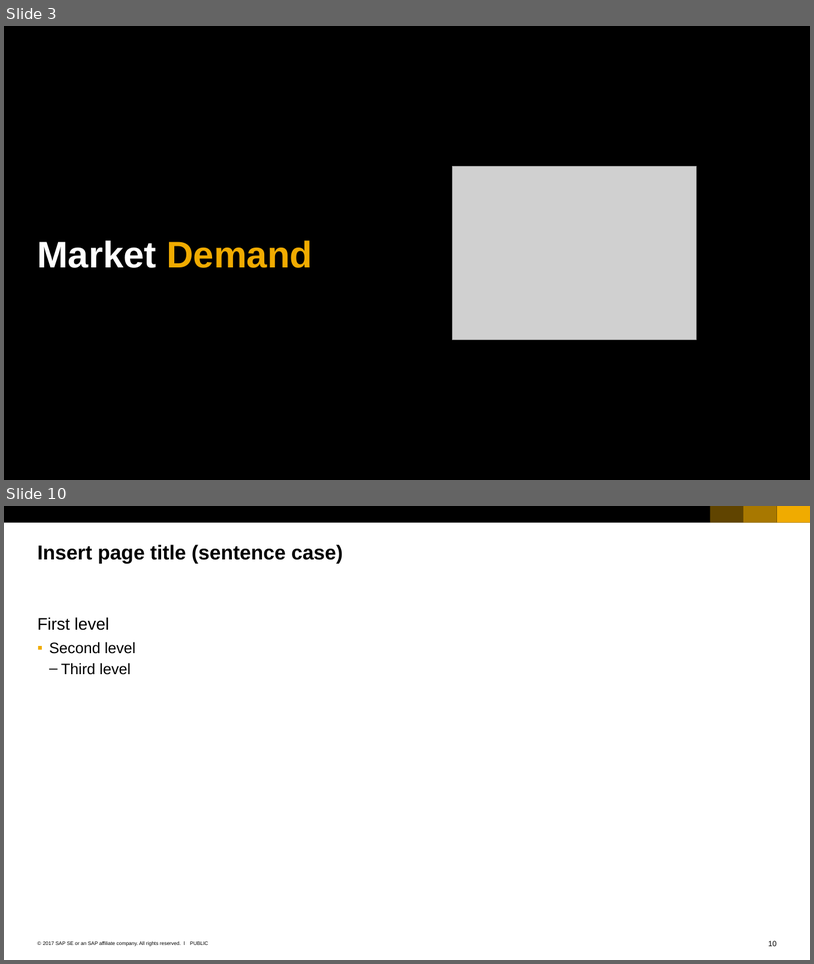
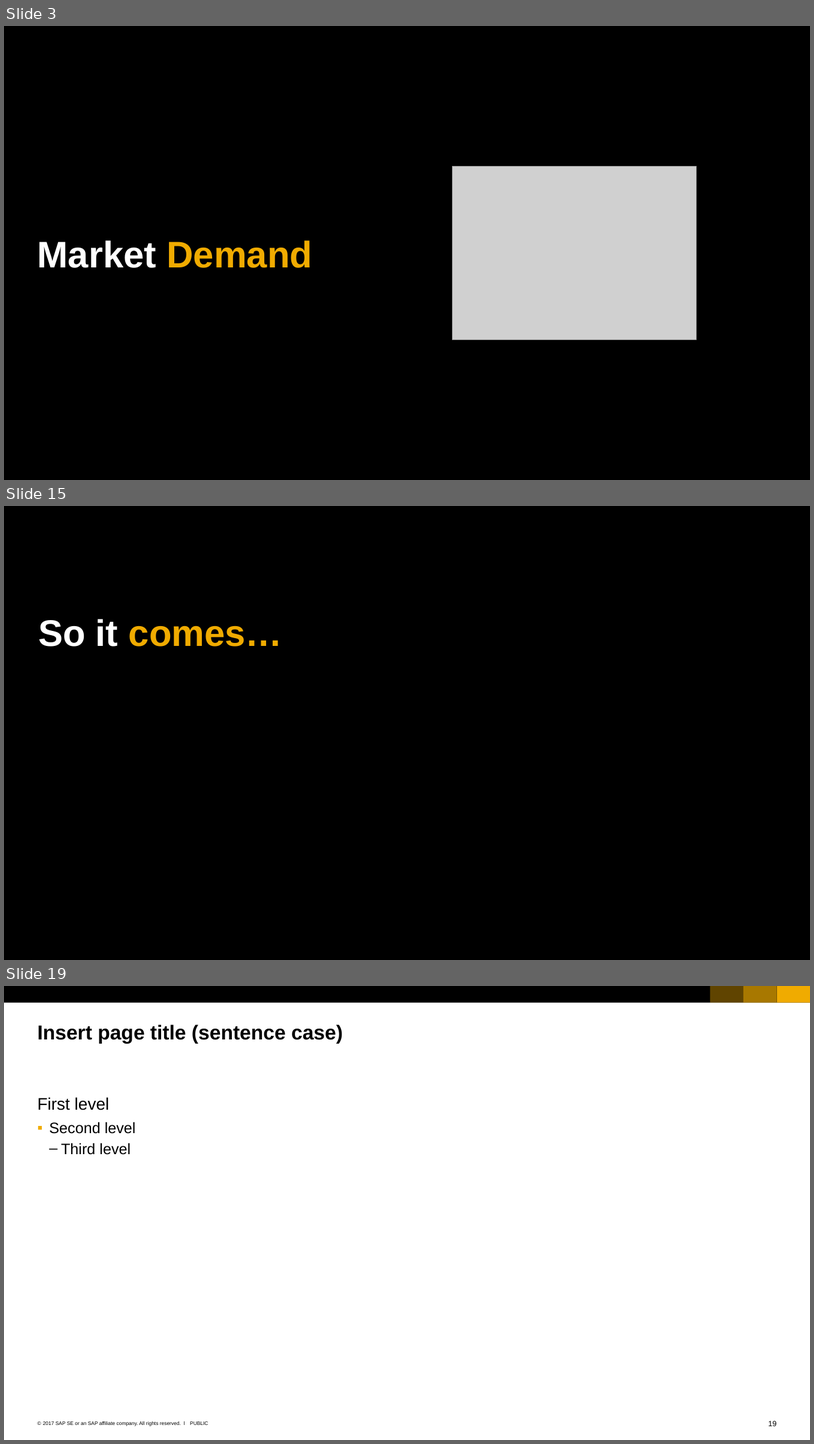
Before and after one commit to Ahaan17Saroch/Queue-Manager-Cloud-Dispatcher, a slide deck: SAP_2017_16x9_black_and_white.pptx. Shown one above the other, each under a label of ours: slides 3 and 10 before the commit, slides 3, 15 and 19 after it; the slides between them are not shown. The pictures are 814x964 and 814x1444 pixels, drawn with LibreOffice and Linux fonts; fonts in the diff are those of the drawing; grey boxes stand for pictures. Boxes give left, top, right and bottom in pixels: in the first picture for what was removed or moved away, otherwise in the second. Text is boxed around its words. In the diff, an @@ line names an element or a change of style, - is before the commit and + after.

```diff
--- a/SAP_2017_16x9_black_and_white.pptx
+++ b/SAP_2017_16x9_black_and_white.pptx
@@ slide 15 added at (x1=4, y1=506, x2=810, y2=960), background #000000 @@
@@ title added at (x1=38, y1=619, x2=283, y2=646), 44 pt, text #F0AB00, bold @@
+So it comes…
@@ what was slide 10 is now slide 19 @@
@@ page number at (x1=768, y1=1420, x2=777, y2=1426): text changed @@
-10
+19
```
Also in this commit, not shown: 14 other slides added, 6 slides removed, 1 other file.
